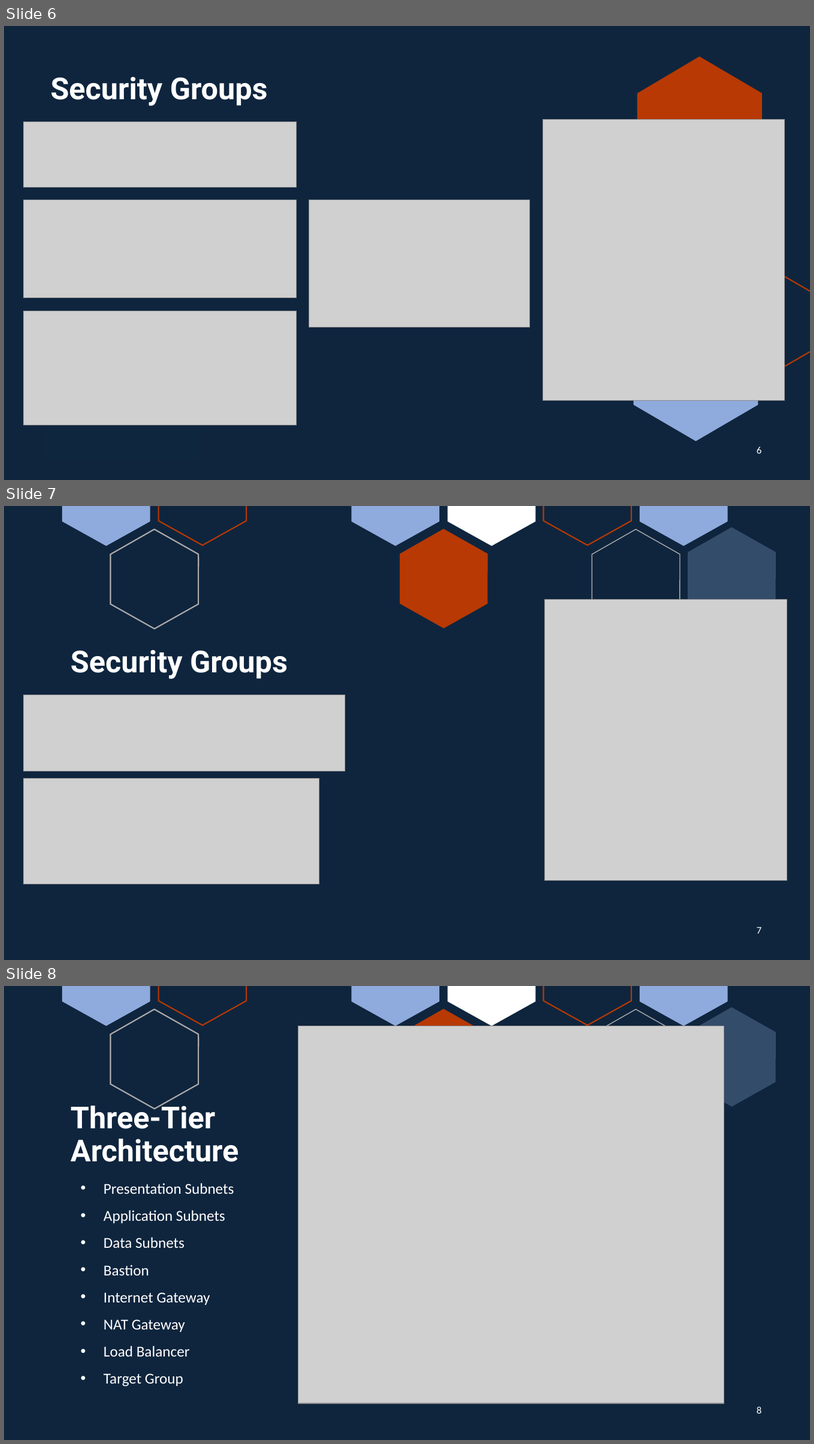
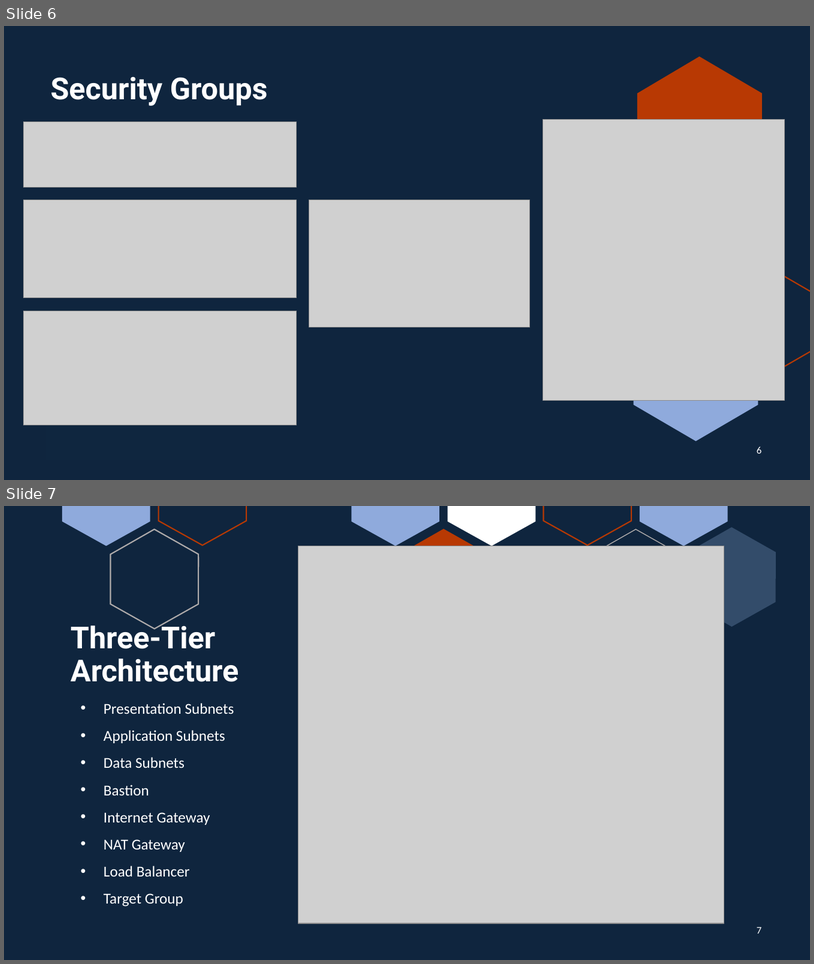
Before and after one commit to Jcaldana97/ce-project-three-tier-arch, a slide deck: presentation/Three-Tier-Cloud-Architecture-Deployment.pptx. Shown one above the other, each under a label of ours: slides 6, 7 and 8 before the commit, slides 6 and 7 after it. The pictures are 814x1444 and 814x964 pixels, drawn with LibreOffice and Linux fonts; fonts in the diff are those of the drawing; grey boxes stand for pictures. Boxes give left, top, right and bottom in pixels: in the first picture for what was removed or moved away, otherwise in the second. Text is boxed around its words. In the diff, an @@ line names an element or a change of style, - is before the commit and + after.

Commit message:
Add presentation script

```diff
--- a/presentation/Three-Tier-Cloud-Architecture-Deployment.pptx
+++ b/presentation/Three-Tier-Cloud-Architecture-Deployment.pptx
@@ slide 7 removed at (x1=4, y1=506, x2=810, y2=960), background #0F253E; not listed: 10 template elements that a slide beside it also shows @@
@@ picture removed at (x1=545, y1=599, x2=788, y2=880) @@
@@ title removed at (x1=71, y1=649, x2=288, y2=679) @@
-Security Groups
@@ picture removed at (x1=23, y1=695, x2=345, y2=772) @@
@@ picture removed at (x1=23, y1=778, x2=320, y2=884) @@
@@ page number removed at (x1=757, y1=927, x2=762, y2=933) @@
-7
@@ what was slide 8 is now slide 7 @@
@@ page number at (x1=757, y1=927, x2=762, y2=933): text changed @@
-8
+7
```
Also in this commit, not shown: 2 other files.
